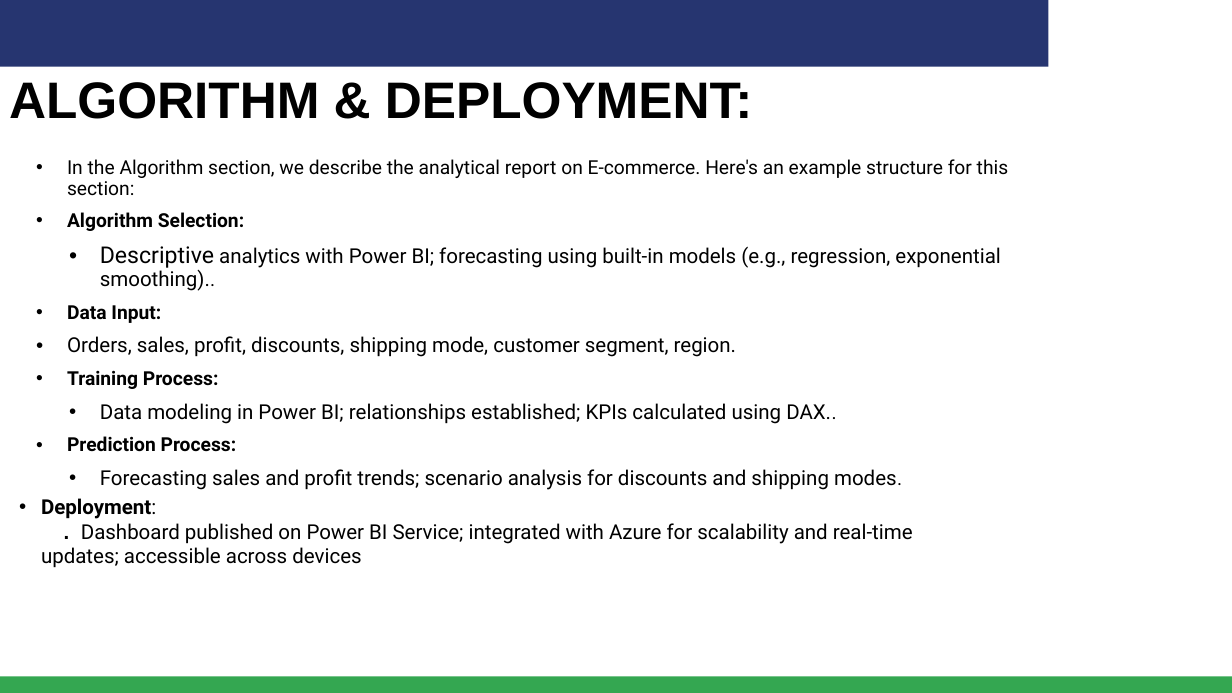
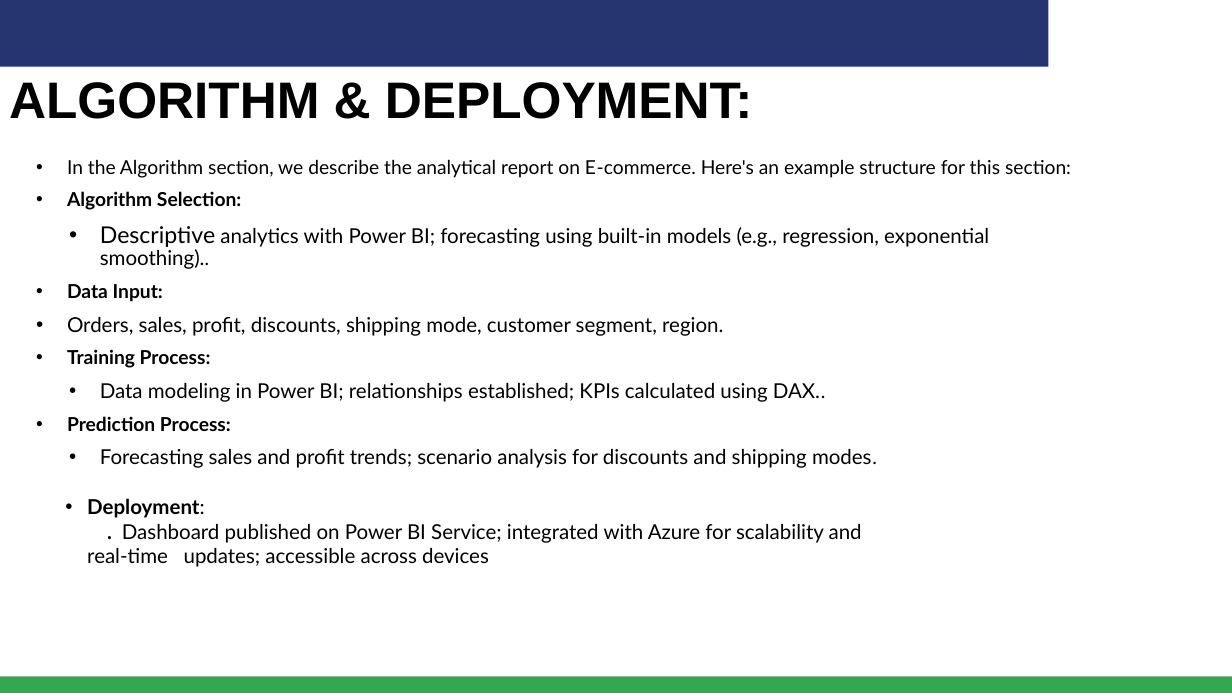
Before and after one commit to samiakhan1697-prog/E-Commerce-Sales-Dashboard-PowerBI, a slide deck: slide 7 of final capstone project.pptx. Drawn at 1232x693 pixels with LibreOffice and Linux fonts; fonts in the diff are those of the drawing; background and template pictures are left out. Boxes give left, top, right and bottom in pixels: in the first picture for what was removed or moved away, otherwise in the second. Text is boxed around its words. In the diff, an @@ line names an element or a change of style, - is before the commit and + after.

```diff
--- a/final capstone project.pptx
+++ b/final capstone project.pptx
@@ text "In the Algorithm section, we ..." at (x1=67, y1=159, x2=1071, y2=468): font Roboto to Lato @@
@@ text "Deployment: . Dashboard published on ..." at (x1=87, y1=498, x2=862, y2=567): font Roboto to Lato; font Arial to Lato in "."; list level 3 to 4 in "Deployment: . Dashboard published on ..." @@
```
Also in this commit, not shown: 10 other slides changed.
